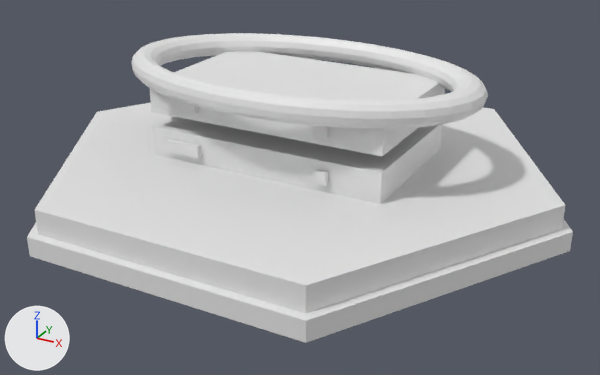
The glTF model storage/media-seed/transparency/contabo.glb: old version first, new version second.
One viewpoint serves both versions: a 50 mm lens placed at (2.01, -3.63, 1.64), pointed at (0.06, -0.1, -0.13). The axes (+X, +Y, +Z) are drawn at lower left. The lights are the same throughout. The first picture is the older version. Where no turn or scale is listed for an object, it has been applied to the vertices.

The first picture shows 'Cilindro', 'ContaboMedallion', 'Cubo.003', 'Cubo.004', 'Cubo.005', 'Cubo.006', 'Cubo.007', 'Cubo.008', 'Toróide'.
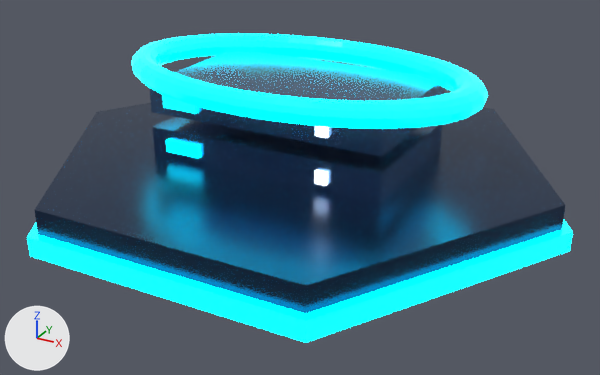
Pixel boxes (x1, y1, x2, y2) of what changed, in the pictures (600 x 375 px):
'ContaboMedallion', recoloured, surface changed (white to dark blue)
    both: (35, 103, 565, 314)
'Toróide', recoloured, surface changed (white to cyan)
    both: (131, 33, 488, 129)
'Cilindro', recoloured, surface changed (white to cyan)
    both: (27, 219, 573, 343)
'Cubo.006', recoloured, surface changed (darker)
    both: (150, 51, 445, 156)
'Cubo.003', recoloured, surface changed (white to blue)
    both: (153, 117, 442, 204)
'Cubo.004', recoloured, surface changed (white to cyan)
    both: (166, 139, 201, 158)
'Cubo.007', recoloured, surface changed (white to cyan)
    both: (163, 95, 199, 114)
'Cubo.005', recoloured, surface changed (lighter)
    both: (314, 170, 328, 186)
'Cubo.008', recoloured, surface changed (lighter)
    both: (315, 126, 329, 138)

What changed in the scene script:
```text
Change mat_contabobase:
    mat_contabobase.base_color: (0.8, 0.8, 0.8) -> (0.02, 0.05, 0.12)  # white #e7e7e7 -> dark blue #273f61
    mat_contabobase.metallic: 0.0 -> 0.85
    mat_contabobase.roughness: 0.5 -> 0.25
Change mat_contabocyanled:
    mat_contabocyanled.base_color: (0.8, 0.8, 0.8) -> (0.0, 0.85, 1.0)  # white #e7e7e7 -> cyan #00edff
    add mat_contabocyanled.emission_strength = 4.0
    add mat_contabocyanled.emission_color = (0.0, 0.9, 1.0)  # cyan #00f3ff
Change mat_contabometal:
    mat_contabometal.base_color: (0.8, 0.8, 0.8) -> (0.08, 0.16, 0.32)  # white #e7e7e7 -> blue #506f99
    mat_contabometal.metallic: 0.0 -> 0.9
    mat_contabometal.roughness: 0.5 -> 0.2
Change mat_contabowhiteled:
    mat_contabowhiteled.base_color: (0.8, 0.8, 0.8) -> (0.9, 0.95, 1.0)  # white #e7e7e7 -> white #f3f9ff
    add mat_contabowhiteled.emission_strength = 3.0
```
